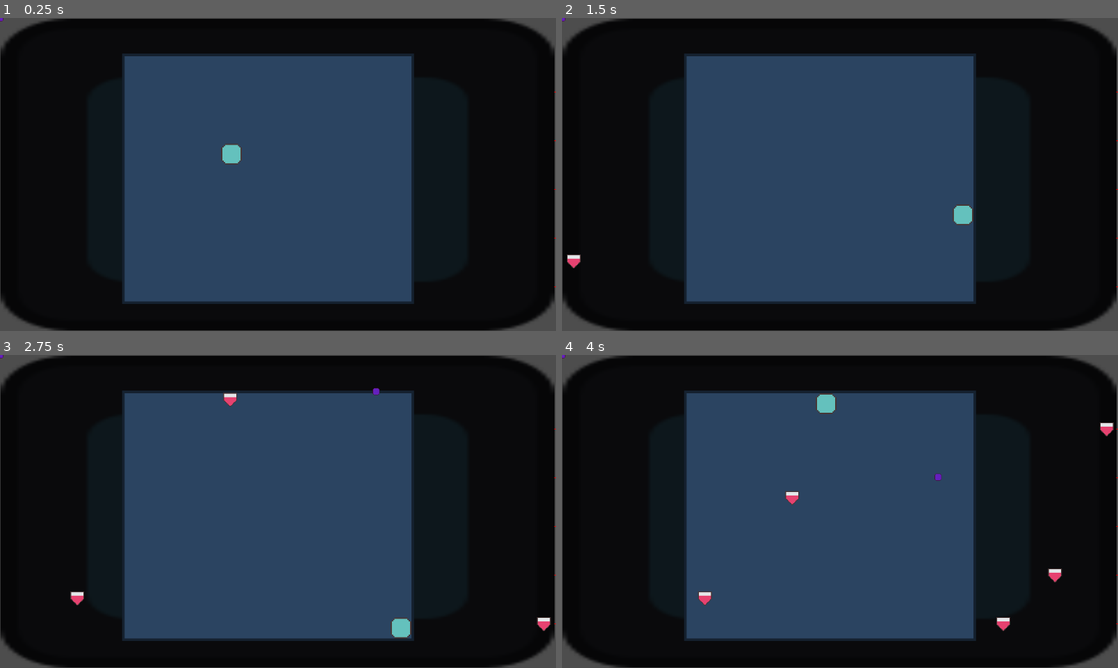
Above: before the commit, frames 1-4 (two rows, left to right).
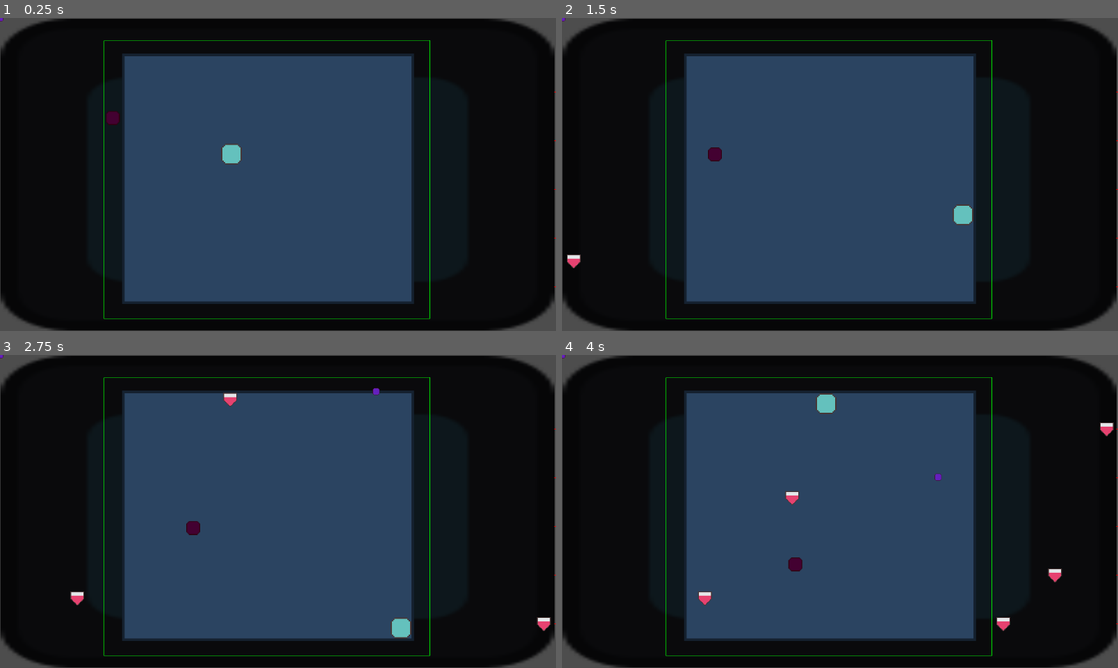
Above: after the commit, the same moments.

Repository: NathanPip/only-one
Game: Godot game, scene res://scenes/game.tscn
The game is run twice, just before and just after one commit, with the same random seed, the same clock (stepped at 60 frames per second) and the same inputs. The engine's default icon, where the game draws it, is replaced by a stand-in: a white triangle on a blue panel in a dark square.
Inputs:
- Up to frame 1 (0.25 s): no input
- Up to frame 2 (1.5 s): hold D (move_right) 0.53-1.28 s; hold Space (action) 0.53-1.28 s; hold S (move_down) from 1.28 s (still down); tap Space (action) at 1.35 s
- Up to frame 3 (2.75 s): release S (move_down) at 2.03 s; hold D (move_right) from 2.03 s (still down); hold Space (action) from 2.03 s (still down)
- Up to frame 4 (4 s): release D (move_right) at 2.78 s; release Space (action) at 2.78 s; hold W (move_up) 2.78-3.53 s; tap Space (action) at 2.85 s; hold A (move_left) from 3.53 s (still down); hold Space (action) from 3.53 s (still down)

The runs differ from the first frame. In frame 1, 0.6% of the frame differs, in the area x 18-78%, y 7-97%; in frame 2, 0.6%; in frame 3, 0.6%; in frame 4, 0.6%.

Commit message:
start ex mechanics

Diff:
--- a/resources/power_up_resource.gd
+++ b/resources/power_up_resource.gd
@@ -3,4 +3,5 @@
 
 @export var projectile: PackedScene
 @export var powerup: PackedScene
+@export var speed_range: Vector2 = Vector2(100, 200)
 var ready_projectiles: Array[PowerUpProjectile] = []
--- /dev/null
+++ b/scenes/ex_border.tscn
@@ -0,0 +1,6 @@
+[gd_scene load_steps=2 format=3 uid="uid://b6en02fd8qgil"]
+
+[ext_resource type="Script" uid="uid://8gw2udv4e480" path="res://scripts/ex_border.gd" id="1_hkyhf"]
+
+[node name="Ex_border" type="Node2D"]
+script = ExtResource("1_hkyhf")
--- a/scenes/game.tscn
+++ b/scenes/game.tscn
@@ -8,6 +8,9 @@
 [ext_resource type="Script" uid="uid://dqsoql4t4daj8" path="res://resources/power_up_resource.gd" id="2_vtaks"]
 [ext_resource type="Resource" uid="uid://bimi2fbtuicjy" path="res://resources/invulnerable_res.tres" id="3_kvpfn"]
 [ext_resource type="PackedScene" uid="uid://cyna54vcigls4" path="res://scenes/spawner_group.tscn" id="4_s716r"]
+[ext_resource type="Texture2D" uid="uid://dujl40unr4emm" path="res://sprites/blue_square.png" id="9_kvpfn"]
+[ext_resource type="Script" uid="uid://ciots22qctyu4" path="res://scripts/ex.gd" id="10_dinhu"]
+[ext_resource type="PackedScene" uid="uid://b6en02fd8qgil" path="res://scenes/ex_border.tscn" id="11_kvuet"]
 
 [sub_resource type="RectangleShape2D" id="RectangleShape2D_4v5xx"]
 size = Vector2(19, 576)
@@ -83,3 +86,15 @@
 [node name="Powerup_Timer" type="Timer" parent="."]
 wait_time = 2.0
 autostart = true
+
+[node name="Ex" type="Sprite2D" parent="." node_paths=PackedStringArray("border")]
+modulate = Color(0.672242, 0.00597603, 0.260212, 1)
+position = Vector2(241, 213)
+scale = Vector2(2, 2)
+texture = ExtResource("9_kvpfn")
+script = ExtResource("10_dinhu")
+border = NodePath("../Ex_border")
+
+[node name="Ex_border" parent="." instance=ExtResource("11_kvuet")]
+position = Vector2(240, 52)
+size = Vector2(750, 640)
--- /dev/null
+++ b/scripts/ex.gd
@@ -0,0 +1,37 @@
+extends Sprite2D
+
+@export var border: ExBorder
+@export var speed: float = 100
+var attack_point: Vector2 = Vector2(0,0)
+var attacking: bool = false
+var traveling: bool = true
+
+func pick_point():
+	var side = randi_range(0,3)
+	var pos = border.global_position
+	if side == 0:
+		attack_point = Vector2(pos.x, pos.y + randf_range(0, border.size.y))
+	elif side == 1:
+		attack_point = Vector2(pos.x + border.size.x, pos.y + randf_range(0, border.size.y))
+	elif side == 2:
+		attack_point = Vector2(pos.x + randf_range(0, border.size.x), pos.y)
+	else:
+		attack_point = Vector2(pos.x + randf_range(0, border.size.x), pos.y + border.size.y)
+
+func travel(delta: float):
+	self.position = self.position.move_toward(attack_point, delta*speed)
+	if self.position.distance_to(attack_point) <= 2:
+		pick_point()
+
+func _ready() -> void:
+	if border == null:
+		print("no ex border assigned")
+		get_tree().quit()
+
+	pick_point()
+	pass
+
+func _process(delta: float) -> void:
+	if traveling:
+		travel(delta)
+	pass
--- /dev/null
+++ b/scripts/ex_border.gd
@@ -0,0 +1,23 @@
+@tool
+class_name ExBorder
+extends Node2D
+
+@export var size: Vector2 = Vector2(300, 200):
+    set(val):
+        queue_redraw()
+        size = val
+    get:
+        return size
+var curr_pos: Vector2
+
+func _ready() -> void:
+    curr_pos = self.position
+
+func _process(delta: float) -> void:
+    if curr_pos != self.position:
+        queue_redraw()
+        curr_pos = self.position
+
+func _draw() -> void:
+    draw_rect(Rect2(0, 0, size.x, size.y), Color.GREEN, false)
+    pass
--- a/scripts/game.gd
+++ b/scripts/game.gd
@@ -21,7 +21,6 @@
 @export var powerup_count: int = 3
 
 @export var projectile_speed_range: Vector2 = Vector2(100, 200)
-@export var power_up_speed_range: Vector2 = Vector2(100, 200)
 
 func collision_check(proj: Projectile) -> bool:
 	if proj.position.x-proj.size/2 < player.position.x + 24 && proj.position.x + proj.size/2 > player.position.x - 24 && proj.position.y - proj.size/2 < player.position.y + 24 && proj.position.y + proj.size/2 > player.position.y - 24:
@@ -60,11 +59,10 @@
 	var keys = ready_powerup_projectiles_map.keys()
 	var rand_power_up = randi_range(0, keys.size()-1)
 	var ready_powerups = ready_powerup_projectiles_map[keys[rand_power_up]]
-	print(ready_powerups)
+	var speed_range = ready_powerups.speed_range
 	var pup = ready_powerups.ready_projectiles.pop_front()
-	print(pup)
 	if pup != null:
-		spawner.prepare_projectile(pup, power_up_speed_range)
+		spawner.prepare_projectile(pup, speed_range)
 		spawn_projectile(pup)
 	var rand = randf_range(powerup_wait_range.x, powerup_wait_range.y)
 	powerup_timer.wait_time = rand
Not shown: 1 places in scenes/game.tscn that only renumber resources
Not shown, added: scripts/ex.gd.uid
Not shown, added: scripts/ex_border.gd.uid
